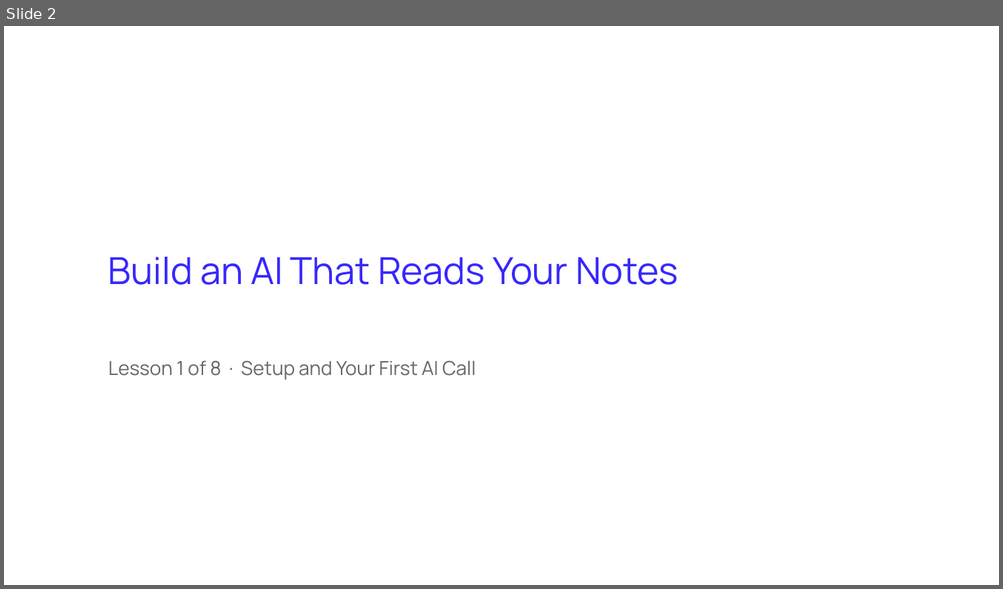
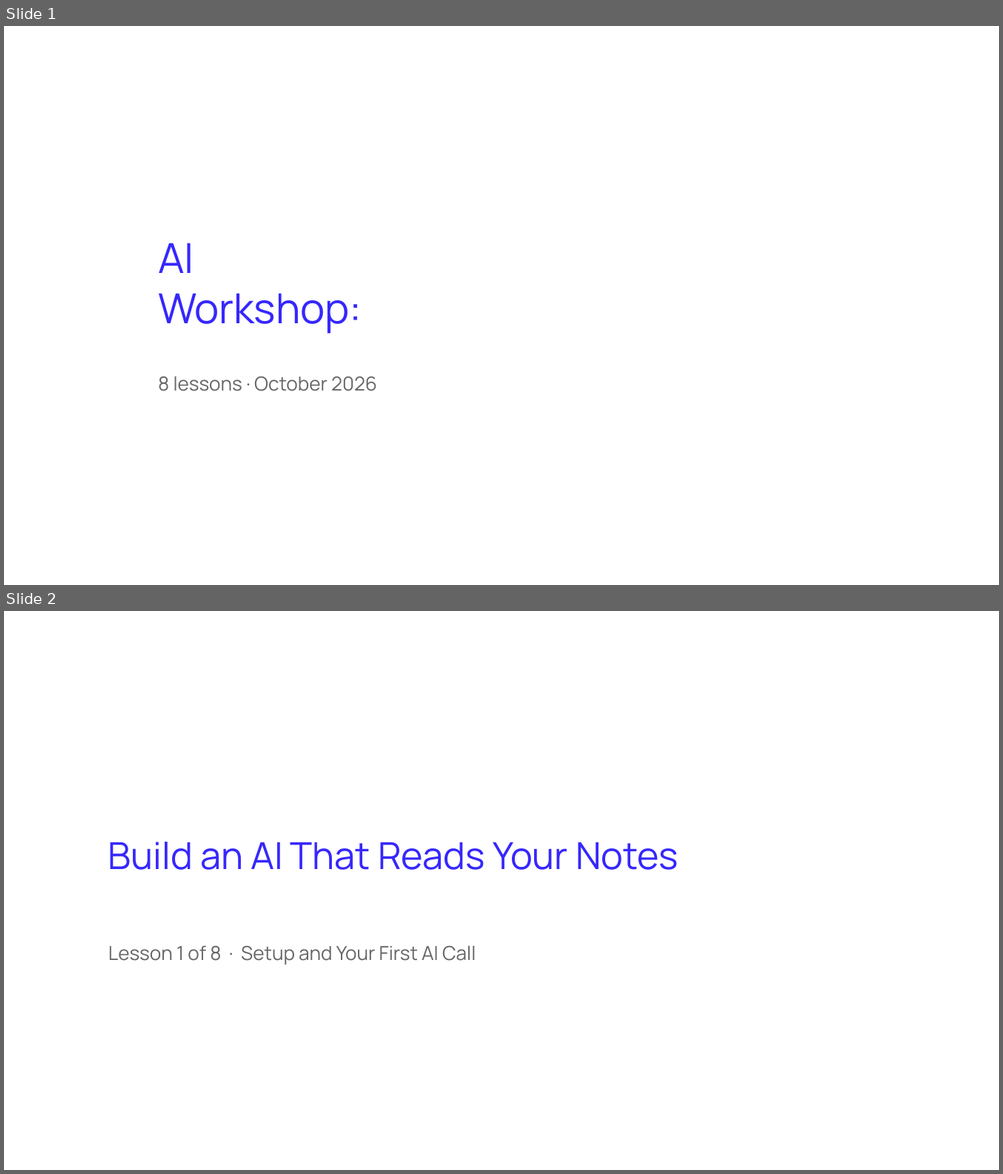
Before and after one commit to ArtyoMKo/tumo_month_workshop, a slide deck: slides/Lesson 1 - Setup and Your First AI Call.pptx. Shown one above the other, each under a label of ours: slide 2 before the commit, slides 1 and 2 after it. The pictures are 1003x589 and 1003x1174 pixels, drawn with LibreOffice and Linux fonts; fonts in the diff are those of the drawing. Boxes give left, top, right and bottom in pixels: in the first picture for what was removed or moved away, otherwise in the second. Text is boxed around its words. In the diff, an @@ line names an element or a change of style, - is before the commit and + after.

```diff
--- a/slides/Lesson 1 - Setup and Your First AI Call.pptx
+++ b/slides/Lesson 1 - Setup and Your First AI Call.pptx
@@ slide 1 added at <box>4,26,999,585</box>, background #FFFFFF @@
@@ text added at <box>158,243,361,334</box>, 60 pt, text #3627FC @@
+AI
+Workshop:
@@ text added at <box>158,377,377,392</box>, 28 pt, text #666666 @@
+8 lessons · October 2026
```
Also in this commit, not shown: 7 slides changed, 1 slide removed, 2 other files.
